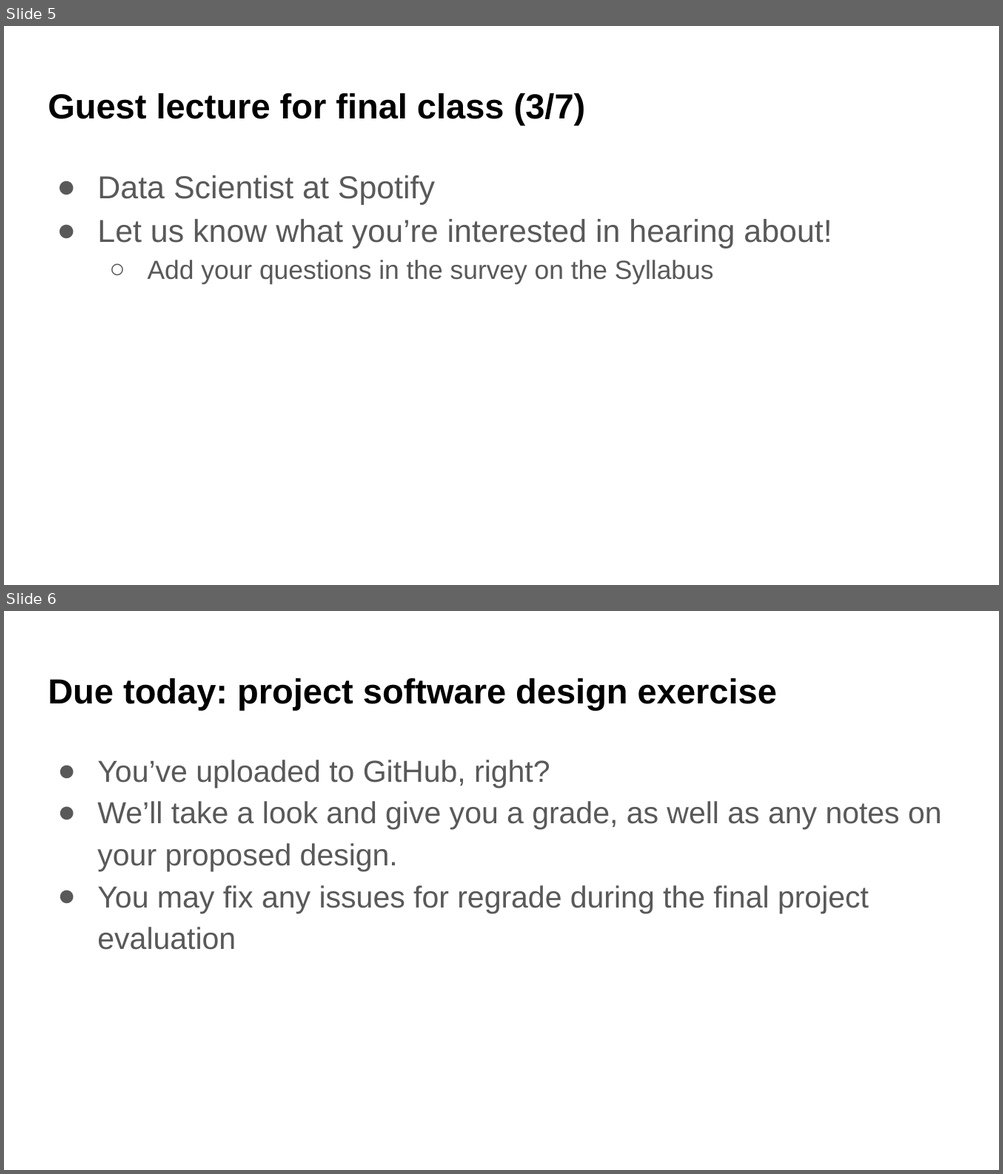
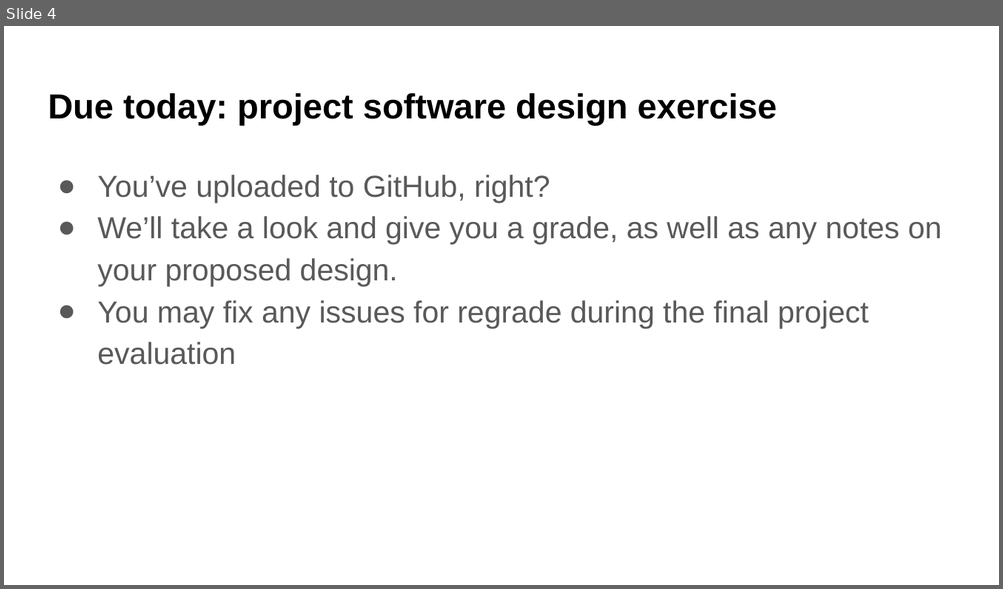
Before and after one commit to UWDATA515/lecture-materials, a slide deck: 07/DATA515_07_ClassUpdates.pptx. Shown one above the other, each under a label of ours: slides 5 and 6 before the commit, slide 4 after it. The pictures are 1003x1174 and 1003x589 pixels, drawn with LibreOffice and Linux fonts; fonts in the diff are those of the drawing; background and template pictures are left out. Boxes give left, top, right and bottom in pixels: in the first picture for what was removed or moved away, otherwise in the second. Text is boxed around its words. In the diff, an @@ line names an element or a change of style, - is before the commit and + after.

```diff
--- a/07/DATA515_07_ClassUpdates.pptx
+++ b/07/DATA515_07_ClassUpdates.pptx
@@ slide 5 removed at [4, 26, 999, 585], background picture (left out) @@
@@ title removed at [48, 93, 586, 125] @@
-Guest lecture for final class (3/7)
@@ text removed at [97, 175, 831, 285] @@
-● Data Scientist at Spotify
-● Let us know what you’re interested in hearing about!
-  ○ Add your questions in the survey on the Syllabus
@@ what was slide 6 is now slide 4 @@
```
Also in this commit, not shown: 3 slides changed, 3 other slides removed, 15 other files.
